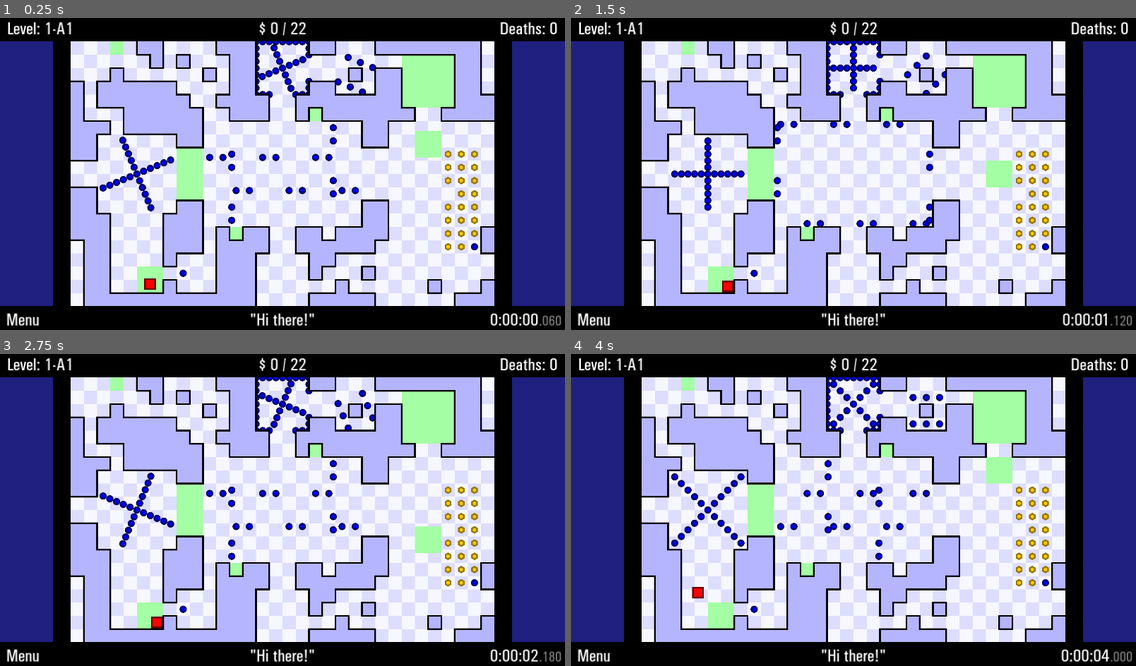
Above: before the commit, frames 1-4 (two rows, left to right).
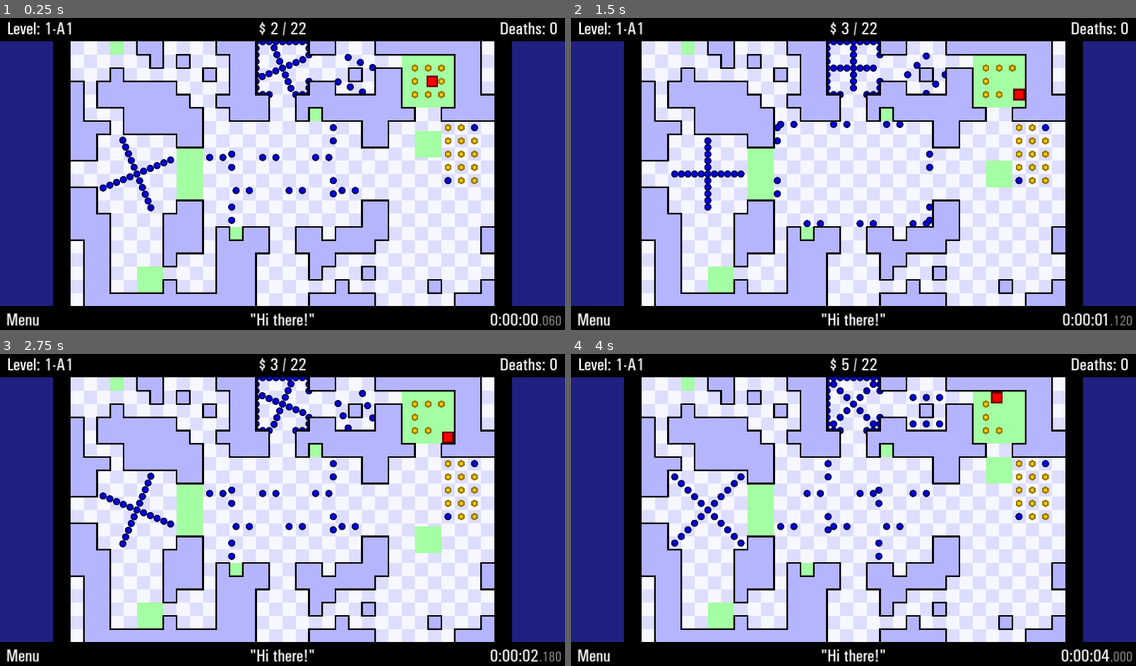
Above: after the commit, the same moments.

Repository: JustVictorGD/TWHG-Remake-Template
Game: Godot game, scene res://scenes/main.tscn
The game is run twice, just before and just after one commit, with the same random seed, the same clock (stepped at 60 frames per second) and the same inputs. Before the commit the project starts from res://main.tscn.
Inputs:
- Up to frame 1 (0.25 s): no input
- Up to frame 2 (1.5 s): hold D (right) 0.53-1.28 s; hold S (down) from 1.28 s (still down)
- Up to frame 3 (2.75 s): release S (down) at 2.03 s; hold D (right) from 2.03 s (still down)
- Up to frame 4 (4 s): release D (right) at 2.78 s; hold W (up) 2.78-3.53 s; hold A (left) from 3.53 s (still down)

The runs differ from the first frame. In frame 1, 0.9% of the frame differs, in the area x 25-85%, y 1-88%; in frame 2, 0.8%; in frame 3, 0.8%; in frame 4, 0.8%.

Commit message:
Collisions are fully back.

Diff:
--- a/! favorites/checkpoint.tscn
+++ b/! favorites/checkpoint.tscn
@@ -2,7 +2,7 @@
 
 [ext_resource type="Script" path="res://scripts/checkpoint.gd" id="1_c5uit"]
 
-[node name="Checkpoint" type="ColorRect" groups=["Checkpoint"]]
+[node name="Checkpoint" type="ColorRect" groups=["checkpoints"]]
 offset_right = 96.0
 offset_bottom = 96.0
 color = Color(0.643137, 0.996078, 0.639216, 1)
--- a/levels/level 1/1-b2.tscn
+++ b/levels/level 1/1-b2.tscn
@@ -232,82 +232,81 @@
 offset_top = 816.0
 offset_right = 336.0
 offset_bottom = 912.0
-type = 1
 
 [node name="Finish" parent="Checkpoints" instance=ExtResource("3_8visq")]
 offset_left = 1200.0
 offset_top = 48.0
 offset_right = 1392.0
 offset_bottom = 240.0
-type = 2
+type = 3
 
 [node name="Coins" type="Node2D" parent="."]
 
 [node name="Coin" parent="Coins" instance=ExtResource("5_3mxlm")]
+position = Vector2(1248, 96)
+
+[node name="Coin2" parent="Coins" instance=ExtResource("5_3mxlm")]
+position = Vector2(1296, 96)
+
+[node name="Coin3" parent="Coins" instance=ExtResource("5_3mxlm")]
+position = Vector2(1344, 96)
+
+[node name="Coin4" parent="Coins" instance=ExtResource("5_3mxlm")]
+position = Vector2(1248, 144)
+
+[node name="Coin5" parent="Coins" instance=ExtResource("5_3mxlm")]
+position = Vector2(1296, 144)
+
+[node name="Coin6" parent="Coins" instance=ExtResource("5_3mxlm")]
+position = Vector2(1344, 144)
+
+[node name="Coin7" parent="Coins" instance=ExtResource("5_3mxlm")]
+position = Vector2(1248, 192)
+
+[node name="Coin8" parent="Coins" instance=ExtResource("5_3mxlm")]
+position = Vector2(1296, 192)
+
+[node name="Coin9" parent="Coins" instance=ExtResource("5_3mxlm")]
+position = Vector2(1344, 192)
+
+[node name="Coin11" parent="Coins" instance=ExtResource("5_3mxlm")]
+position = Vector2(1368, 312)
+
+[node name="Coin12" parent="Coins" instance=ExtResource("5_3mxlm")]
+position = Vector2(1416, 312)
+
+[node name="Coin14" parent="Coins" instance=ExtResource("5_3mxlm")]
+position = Vector2(1416, 360)
+
+[node name="Coin15" parent="Coins" instance=ExtResource("5_3mxlm")]
+position = Vector2(1464, 360)
+
+[node name="Coin16" parent="Coins" instance=ExtResource("5_3mxlm")]
 position = Vector2(1368, 408)
 
-[node name="Coin2" parent="Coins" instance=ExtResource("5_3mxlm")]
+[node name="Coin17" parent="Coins" instance=ExtResource("5_3mxlm")]
 position = Vector2(1416, 408)
 
-[node name="Coin3" parent="Coins" instance=ExtResource("5_3mxlm")]
+[node name="Coin18" parent="Coins" instance=ExtResource("5_3mxlm")]
 position = Vector2(1464, 408)
 
-[node name="Coin4" parent="Coins" instance=ExtResource("5_3mxlm")]
+[node name="Coin19" parent="Coins" instance=ExtResource("5_3mxlm")]
 position = Vector2(1368, 456)
 
-[node name="Coin5" parent="Coins" instance=ExtResource("5_3mxlm")]
+[node name="Coin20" parent="Coins" instance=ExtResource("5_3mxlm")]
 position = Vector2(1416, 456)
 
-[node name="Coin6" parent="Coins" instance=ExtResource("5_3mxlm")]
+[node name="Coin21" parent="Coins" instance=ExtResource("5_3mxlm")]
 position = Vector2(1464, 456)
 
-[node name="Coin7" parent="Coins" instance=ExtResource("5_3mxlm")]
-position = Vector2(1368, 504)
-
-[node name="Coin8" parent="Coins" instance=ExtResource("5_3mxlm")]
+[node name="Coin22" parent="Coins" instance=ExtResource("5_3mxlm")]
 position = Vector2(1416, 504)
 
-[node name="Coin9" parent="Coins" instance=ExtResource("5_3mxlm")]
+[node name="Coin23" parent="Coins" instance=ExtResource("5_3mxlm")]
 position = Vector2(1464, 504)
 
-[node name="Coin11" parent="Coins" instance=ExtResource("5_3mxlm")]
-position = Vector2(1416, 552)
-
-[node name="Coin12" parent="Coins" instance=ExtResource("5_3mxlm")]
-position = Vector2(1464, 552)
-
-[node name="Coin14" parent="Coins" instance=ExtResource("5_3mxlm")]
-position = Vector2(1416, 600)
-
-[node name="Coin15" parent="Coins" instance=ExtResource("5_3mxlm")]
-position = Vector2(1464, 600)
-
-[node name="Coin16" parent="Coins" instance=ExtResource("5_3mxlm")]
-position = Vector2(1368, 648)
-
-[node name="Coin17" parent="Coins" instance=ExtResource("5_3mxlm")]
-position = Vector2(1416, 648)
-
-[node name="Coin18" parent="Coins" instance=ExtResource("5_3mxlm")]
-position = Vector2(1464, 648)
-
-[node name="Coin19" parent="Coins" instance=ExtResource("5_3mxlm")]
-position = Vector2(1368, 696)
-
-[node name="Coin20" parent="Coins" instance=ExtResource("5_3mxlm")]
-position = Vector2(1416, 696)
-
-[node name="Coin21" parent="Coins" instance=ExtResource("5_3mxlm")]
-position = Vector2(1464, 696)
-
-[node name="Coin22" parent="Coins" instance=ExtResource("5_3mxlm")]
-position = Vector2(1368, 744)
-
-[node name="Coin23" parent="Coins" instance=ExtResource("5_3mxlm")]
-position = Vector2(1416, 744)
-
 [node name="Coin24" parent="Coins" instance=ExtResource("5_3mxlm")]
-position = Vector2(1368, 600)
+position = Vector2(1368, 360)
 
 [node name="Enemies" type="Node2D" parent="."]
 metadata/_edit_lock_ = true
@@ -394,10 +393,10 @@
 position = Vector2(696, 0)
 
 [node name="BlueEnemy27" parent="Enemies/StaticEnemies" instance=ExtResource("6_i7507")]
-position = Vector2(408, 840)
+position = Vector2(1464, 312)
 
 [node name="BlueEnemy28" parent="Enemies/StaticEnemies" instance=ExtResource("6_i7507")]
-position = Vector2(1464, 744)
+position = Vector2(1368, 504)
 
 [node name="Group1" type="Node2D" parent="Enemies"]
 metadata/_edit_lock_ = true
--- a/project.godot
+++ b/project.godot
@@ -11,9 +11,9 @@
 [application]
 
 config/name="TWHG Remake Template"
-run/main_scene="res://main.tscn"
+run/main_scene="res://scenes/main.tscn"
 config/features=PackedStringArray("4.2", "GL Compatibility")
-config/icon="res://TWHG Remake Template.png"
+config/icon="res://assets/TWHG Remake Template.png"
 
 [autoload]
 
--- a/scripts/autoloads/collider.gd
+++ b/scripts/autoloads/collider.gd
@@ -68,26 +68,27 @@
 func push_out_of_walls(hitbox: Rect2, subpixels: Vector2i, given_walls: Array[Rect2]) -> Vector2:
 	var proposed_position: Vector2i = get_center(hitbox) * 1000
 	var half_size: Vector2 = hitbox.size / 2
-	var post_processing_subpixels: Vector2i
-
-	var intersections: Array[Rect2]
+
+	var intersections: Array[Rect2] = []
 	for wall: Rect2 in given_walls:
 		if hitbox.intersects(wall):
 			var intersection: Rect2 = hitbox.intersection(wall)
 			intersection.position -= get_center(hitbox)
 			intersections.append(intersection)
 
-	var edge: Vector2i
+	var edge: Vector2i = Vector2i.ZERO
 
 	for intersection: Rect2 in intersections:
 		if edge.x == 0:
 			# Case: Vertical intersection
 			if intersection.size.x < intersection.size.y:
 				if intersection.position.x == -half_size.x:
+					@warning_ignore("narrowing_conversion")
 					proposed_position.x += intersection.size.x * 1000
 					edge.x = -1
 
 				if intersection.end.x == half_size.x:
+					@warning_ignore("narrowing_conversion")
 					proposed_position.x -= intersection.size.x * 1000
 					edge.x = 1
 
@@ -96,10 +97,12 @@
 			if intersection.size.x > intersection.size.y or \
 					intersection.size >= Vector2(4, 4):
 				if intersection.position.y == -half_size.y:
+					@warning_ignore("narrowing_conversion")
 					proposed_position.y += intersection.size.y * 1000
 					edge.y = -1
 
 				if intersection.end.y == half_size.y:
+					@warning_ignore("narrowing_conversion")
 					proposed_position.y -= intersection.size.y * 1000
 					edge.y = 1
 
--- a/scripts/checkpoint.gd
+++ b/scripts/checkpoint.gd
@@ -1,13 +1,15 @@
 extends ColorRect
 
 @export var type: types = types.CHECKPOINT
+@export var tracking: bool = false
 
 var state: states = states.NOT_SELECTED
 
 enum types {
 	CHECKPOINT,
 	START,
-	FINISH
+	FINISH,
+	START_AND_FINISH
 }
 
 enum states {
@@ -24,7 +26,7 @@
 var hitbox: Rect2
 
 func _ready() -> void:
-	if type == types.START:
+	if is_start():
 		state = states.SELECTED
 
 	id = Collider.register_checkpoint_id(self)
@@ -48,15 +50,22 @@
 		color = lerp(FLASH_COLOR, ORIGINAL_COLOR, flash_animation.get_progress())
 
 
+func is_start() -> bool:
+	return type == types.START or type == types.START_AND_FINISH
+
+func is_finish() -> bool:
+	return type == types.FINISH or type == types.START_AND_FINISH
+
+
 func any_checkpoint_touched(_id: int) -> void:
-	if _id == id:
-		if state != states.SELECTED: # Checking if it can be selected
-			select()
-	else:
+	if _id != id:
 		state = states.NOT_SELECTED
 
 
 func anything_collected() -> void:
+	if tracking:
+		print(Collider.touched_checkpoint_ids, ", ", id)
+
 	if state == states.SELECTED and self.id not in Collider.touched_checkpoint_ids:
 		state = states.UPDATED
 
@@ -67,13 +76,15 @@
 
 
 func select() -> void:
-	flash_animation.reset_and_play()
-	state = states.SELECTED
+	if state != states.SELECTED:
+		flash_animation.reset_and_play()
+		state = states.SELECTED
+		GlobalSignal.checkpoint_touched.emit(id)
 
-	if type == types.FINISH and AreaManager.money >= AreaManager.max_money and not AreaManager.finished:
-		SFX.play("Finish")
-		AreaManager.finished = true
-		GlobalSignal.finish.emit()
-
-	else:
-		SFX.play("Checkpoint")
+		if AreaManager.money >= AreaManager.max_money and not \
+				AreaManager.finished and is_finish():
+			SFX.play("Finish")
+			AreaManager.finished = true
+			GlobalSignal.finish.emit()
+		else:
+			SFX.play("Checkpoint")
--- a/scripts/coin.gd
+++ b/scripts/coin.gd
@@ -3,7 +3,7 @@
 @export var lock_scale: bool = true
 @export var lock_rotation: bool = true
 
-const RADIUS: int = 13
+var radius: int = 13
 
 var id: int
 
--- a/scripts/collectable.gd
+++ b/scripts/collectable.gd
@@ -21,13 +21,15 @@
 
 func collect() -> void:
 	if state == states.UNCOLLECTED:
-		collect_animation.reset_and_play()
-		SFX.play(collect_sound)
-
 		if Collider.touched_checkpoint_ids.size() == 0:
 			state = states.PICKED_UP
 		else:
 			state = states.SAVED
+
+		collect_animation.reset_and_play()
+		SFX.play(collect_sound)
+		GlobalSignal.anything_collected.emit()
+
 		extra_collect()
 
 func drop() -> void:
--- a/scripts/player.gd
+++ b/scripts/player.gd
@@ -10,13 +10,6 @@
 	MAX = 999, # Going above makes it loop to MIN.
 	RANGE = 1000
 }
-
-# Movement
-var subpixels: Vector2i = Vector2i(subpixel.DEFAULT, subpixel.DEFAULT)
-
-var speed: int = 1000 # One pixel per tick is 1,000
-var movement_direction: Vector2 = Vector2.ZERO # Primarily used for corner sliding.
-var velocity: Vector2i
 
 # Physics
 var hitbox: Rect2 = Rect2(position - PLAYER_SIZE / 2, PLAYER_SIZE)
@@ -37,6 +30,13 @@
 var last_checkpoint_id: int = -1
 var last_checkpoint_area: String # Unused... for now.
 
+# Movement
+var subpixels: Vector2i = Vector2i(subpixel.DEFAULT, subpixel.DEFAULT)
+var movement_direction: Vector2 = Vector2.ZERO # Primarily used for corner sliding.
+var velocity: Vector2i
+
+var speed: int = 1000 # One pixel per tick is 1,000
+
 
 func _ready() -> void:
 	position = Collider.get_center(Collider.checkpoints[last_checkpoint_id].hitbox)
@@ -47,6 +47,7 @@
 	respawn_timer.timeout.connect(respawn)
 
 	GameLoop.movement_update.connect(movement_update)
+	GameLoop.collision_update.connect(collision_update)
 	GameLoop.update_timers.connect(update_timers)
 	GlobalSignal.finish.connect(finish)
 
@@ -55,7 +56,7 @@
 	velocity = Vector2i.ZERO
 
 	# Conveyor effect
-	velocity += Vector2i(0, 250)
+	velocity += Vector2i(250, 0)
 
 	if not dead:
 		movement_direction.x = (int(Input.is_action_pressed("right")) \
@@ -69,10 +70,78 @@
 	move(Collider.corner_slide(hitbox, Collider.walls, \
 			sliding_sensitivity, velocity, movement_direction) * speed)
 
-	#print(Collider.push_out_of_walls(hitbox, subpixels, Collider.walls))
 	move_to(Collider.push_out_of_walls(hitbox, subpixels, Collider.walls))
 
-	print_position()
+
+func collision_update() -> void:
+	Collider.touched_checkpoint_ids.clear()
+
+	for checkpoint: ColorRect in get_tree().get_nodes_in_group("checkpoints"):
+		if hitbox.intersects(checkpoint.hitbox):
+			checkpoint.select()
+			Collider.touched_checkpoint_ids.append(checkpoint.id)
+			last_checkpoint_id = checkpoint.id
+
+	for coin: Node2D in get_tree().get_nodes_in_group("coins"):
+		if Collider.rect_and_circle_overlap(hitbox, coin.global_position, coin.radius):
+			coin.collect()
+
+	for enemy: Node2D in get_tree().get_nodes_in_group("enemies"):
+		if Collider.rect_and_circle_overlap(hitbox, enemy.global_position, enemy.radius) and not dead:
+			enemy_death()
+
+
+func collect_coin(id: int) -> void:
+	GlobalSignal.coin_collected.emit(id)
+
+
+func enemy_death() -> void:
+	dead = true
+	AreaManager.deaths += 1
+	SFX.play("EnemyDeath")
+
+	respawn_timer.reset_and_play()
+	death_animation.reset_and_play()
+
+	GlobalSignal.player_death.emit()
+
+
+func update_timers() -> void:
+	respawn_timer.tick()
+	death_animation.tick()
+	respawn_animation.tick()
+
+	if death_animation.active:
+		$CanvasGroup.self_modulate.a = death_animation.get_progress_left()
+	elif dead: # Short time after the animation ends
+		$CanvasGroup.self_modulate.a = 0
+
+	if respawn_animation.active == true:
+		$CanvasGroup.self_modulate.a = respawn_animation.get_progress()
+
+	#print_position()
+
+
+func respawn() -> void:
+	for checkpoint: ColorRect in get_tree().get_nodes_in_group("checkpoints"):
+		if checkpoint.id == last_checkpoint_id:
+			move_to(Collider.get_center(checkpoint.hitbox) * 1000 + Vector2(500, 500))
+
+	respawn_animation.reset_and_play()
+	GlobalSignal.player_respawn.emit()
+
+	dead = false
+
+
+func finish() -> void:
+	invincible = true
+
+
+func print_position() -> void:
+	# Weird formatting explained at: https://docs.godotengine.org/en/stable/tutorials/scripting/gdscript/gdscript_format_string.html#padding
+	print("X = %s.%03d, Y = %s.%03d" % [position.x, subpixels.x, position.y, subpixels.y])
+
+
 
 # Adds to the position using the subpixel system.
 func move(movement: Vector2i) -> void:
@@ -96,9 +165,11 @@
 	test_box = Rect2(position - PLAYER_SIZE, PLAYER_SIZE * 2)
 
 # Sets the position using the subpixel system.
-func move_to(given_position: Vector2) -> void:
-	position = Vector2.ZERO
-	subpixels = given_position
+func move_to(given_position: Vector2i) -> void:
+	position = given_position / 1000
+
+	subpixels.x = given_position.x % 1000
+	subpixels.y = given_position.y % 1000
 
 	while subpixels.x > subpixel.MAX:
 		subpixels.x -= subpixel.RANGE
@@ -116,78 +187,3 @@
 	position = round(position)
 	hitbox = Rect2(position - PLAYER_SIZE / 2, PLAYER_SIZE)
 	test_box = Rect2(position - PLAYER_SIZE, PLAYER_SIZE * 2)
-
-
-
-#region Object Collision
-func handle_object_collision() -> void:
-	var touched_checkpoint_ids: PackedInt32Array = []
-	# Handling checkpoints.
-	for checkpoint: ColorRect in Collider.checkpoints:
-		if hitbox.intersects(checkpoint.hitbox):
-			# Only activate when entering a checkpoint, when it wasn't being touched previously.
-			if Collider.touched_checkpoint_ids.count(checkpoint.id) == 0:
-				GlobalSignal.checkpoint_touched.emit(checkpoint.id)
-
-			touched_checkpoint_ids.append(checkpoint.id)
-			last_checkpoint_id = checkpoint.id
-
-	Collider.touched_checkpoint_ids = touched_checkpoint_ids
-
-	# Handling coins
-	for coin: Node2D in Collider.coins:
-		if Collider.point_in_rect(coin.global_position, \
-				Rect2(-PLAYER_SIZE + position, PLAYER_SIZE * 2)):
-			if Collider.rect_and_circle_overlap(hitbox, coin.global_position, coin.RADIUS):
-				coin.collect()
-				GlobalSignal.anything_collected.emit()
-
-
-func collect_coin(id: int) -> void:
-	GlobalSignal.coin_collected.emit(id)
-
-
-func enemy_death() -> void:
-	dead = true
-	AreaManager.deaths += 1
-	SFX.play("EnemyDeath")
-
-	respawn_timer.reset_and_play()
-	death_animation.reset_and_play()
-
-	GlobalSignal.player_death.emit()
-#endregion
-
-
-func update_timers() -> void:
-	respawn_timer.tick()
-	death_animation.tick()
-	respawn_animation.tick()
-
-	if death_animation.active:
-		$CanvasGroup.self_modulate.a = death_animation.get_progress_left()
-	elif dead: # Short time after the animation ends
-		$CanvasGroup.self_modulate.a = 0
-
-	if respawn_animation.active == true:
-		$CanvasGroup.self_modulate.a = respawn_animation.get_progress()
-
-
-func respawn() -> void:
-	if last_checkpoint_id != -1:
-		position = Collider.get_center(Collider.checkpoints[last_checkpoint_id].hitbox)
-		position = round(position)
-
-	respawn_animation.reset_and_play()
-	GlobalSignal.player_respawn.emit()
-
-	dead = false
-
-
-func finish() -> void:
-	invincible = true
-
-
-func print_position() -> void:
-	# Explanation at: https://docs.godotengine.org/en/stable/tutorials/scripting/gdscript/gdscript_format_string.html#padding
-	print("X = %s.%03d, Y = %s.%03d" % [position.x, subpixels.x, position.y, subpixels.y])
Renamed: TWHG Remake Template.png -> assets/TWHG Remake Template.png
Not shown, changed: assets/TWHG Remake Template.png.import
Renamed: icon.svg -> assets/icon.svg
Not shown, changed: assets/icon.svg.import
Not shown: 2 places in scenes/main.tscn that only renumber resources
